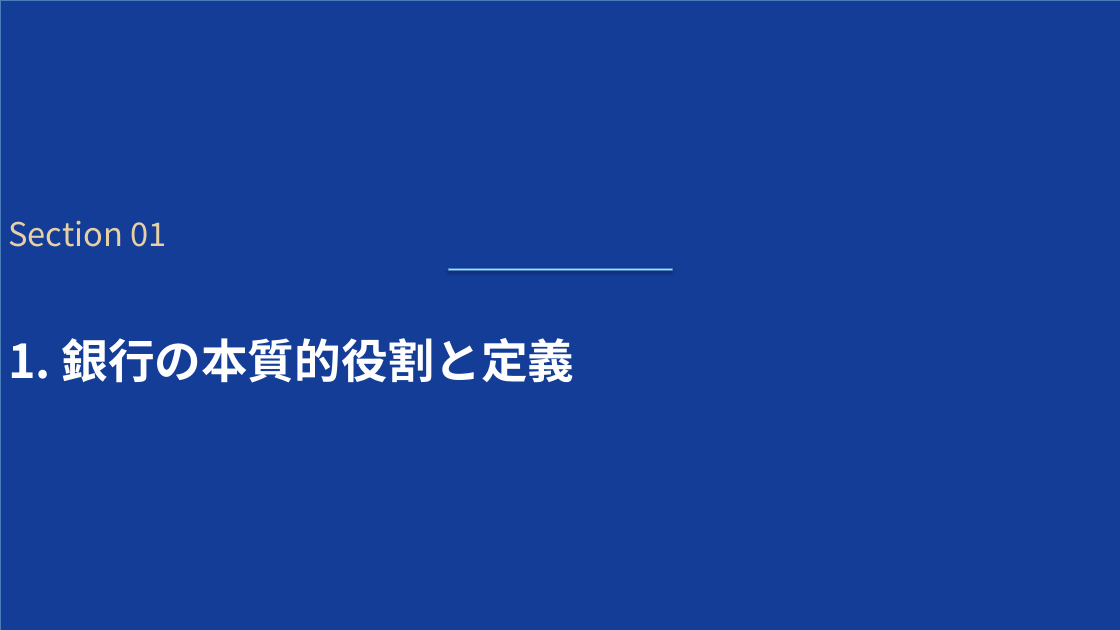
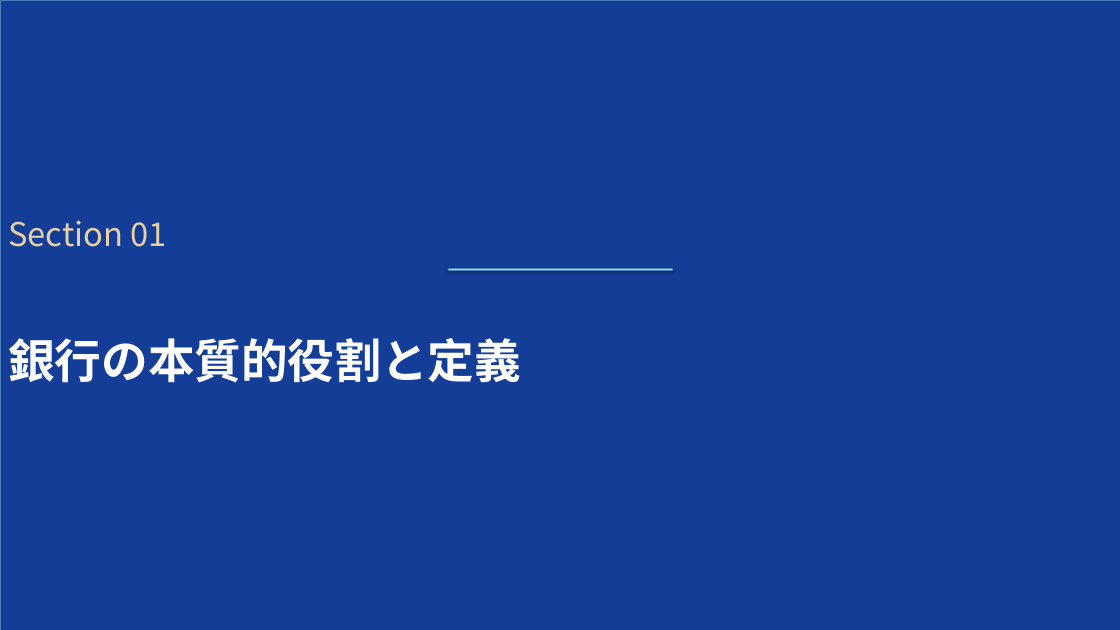
Before and after one commit to xilicrysta/bank-pptx, a slide deck: slide 3 of bank_industry_presentation.pptx. Drawn at 1120x630 pixels with LibreOffice and Linux fonts; fonts in the diff are those of the drawing. Boxes give left, top, right and bottom in pixels: in the first picture for what was removed or moved away, otherwise in the second. Text is boxed around its words. In the diff, an @@ line names an element or a change of style, - is before the commit and + after.

```diff
--- a/bank_industry_presentation.pptx
+++ b/bank_industry_presentation.pptx
@@ text at box(8, 338, 521, 383): text changed @@
-1. 銀行の本質的役割と定義
+銀行の本質的役割と定義
```
Also in this commit, not shown: 5 other slides changed, 1 other file.
